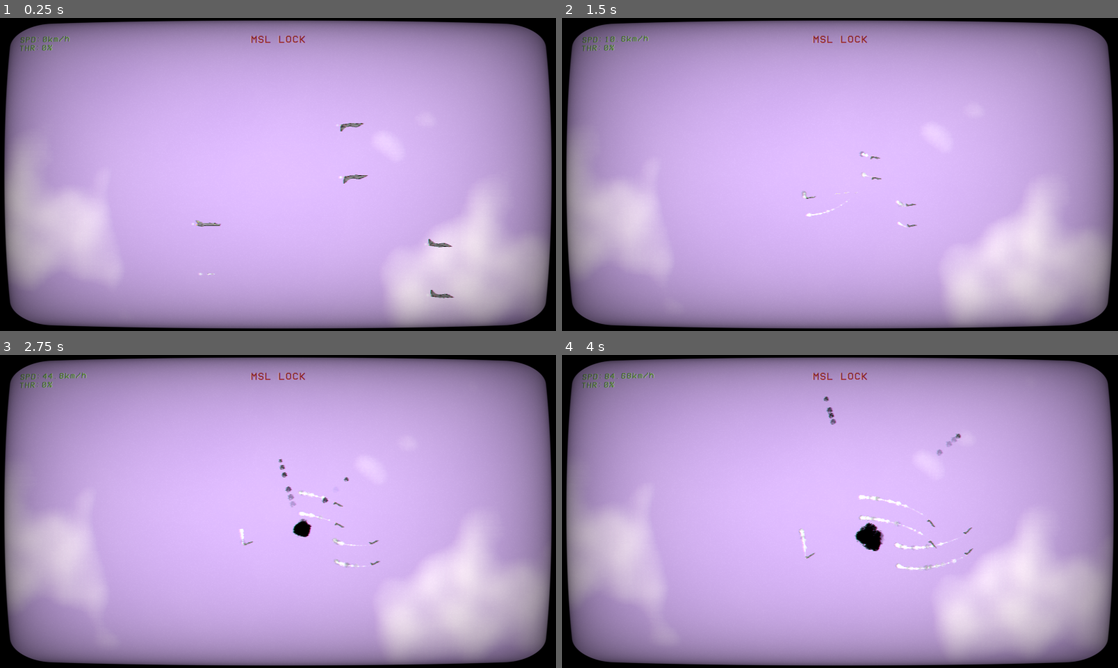
Above: before the commit, frames 1-4 (two rows, left to right).
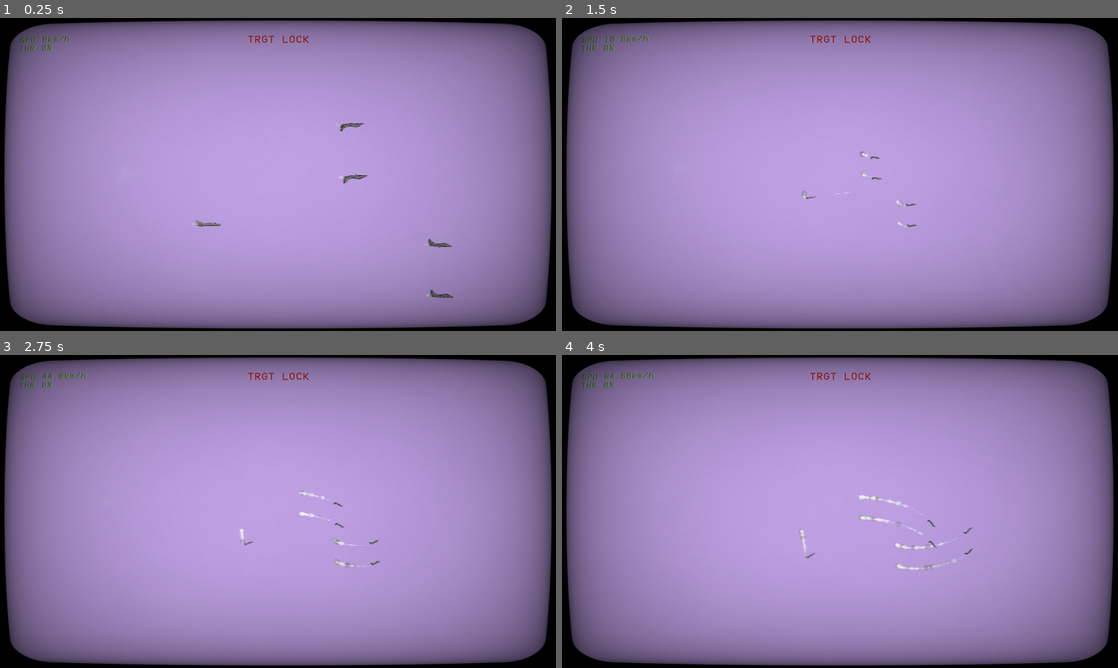
Above: after the commit, the same moments.

Repository: tm-sm/Igne-Caelum
Game: Godot game, scene res://testing2.tscn
The game is run twice, just before and just after one commit, with the same random seed, the same clock (stepped at 60 frames per second) and the same inputs.
Inputs (mouse positions are in pixels of both pictures, inside the frame that each line leads up to):
- Up to frame 1 (0.25 s): no input
- Up to frame 2 (1.5 s): move the mouse to (962, 158) at 0.52 s; hold A (pitch_up) 0.53-1.28 s; tap C (change_camera_type) at 0.6 s; tap Enter at 1.25 s; move the mouse to (728, 190) at 1.27 s; hold Q (brake) from 1.28 s (still down); tap Space (fire_weapon) at 1.35 s
- Up to frame 3 (2.75 s): move the mouse to (333, 442) at 2.02 s; release Q (brake) at 2.03 s; hold A (pitch_up) from 2.03 s (still down); tap X (switch_target) at 2.1 s
- Up to frame 4 (4 s): move the mouse to (812, 574) at 2.77 s; tap Up (weapon_selection_1) at 2.85 s; move the mouse to (1006, 558) at 3.52 s; release A (pitch_up) at 3.53 s; hold Q (brake) from 3.53 s (still down); hold Right (weapon_selection_2) from 3.53 s (still down)

The runs differ from the first frame. In frame 1, 82% of the frame differs, in the area x 0-99%, y 3-99%; in frame 2, 82%; in frame 3, 82%; in frame 4, 82%.

Commit message:
changed lock-on sound, modified the sky parallax and fixed missile noise

Diff:
--- a/entities/planes/scripts/PlanePlayer.gd
+++ b/entities/planes/scripts/PlanePlayer.gd
@@ -12,7 +12,7 @@
 	engine_sound.volume_db = -15
 	selected_weapon = weapons.machinegun
 
-func _process(delta):
+func _process(_delta):
 	if missile_launcher.targetting:
 		if not lock_on_sound.playing:
 			lock_on_sound.play(0)
--- a/entities/weapons/Missile.gd
+++ b/entities/weapons/Missile.gd
@@ -57,7 +57,7 @@
 
 func _physics_process(_delta):
 	update_pitch()
-
+	engine_sound.pitch_scale = 7
 	relative_speed = linear_velocity.rotated(-get_rotation())
 	forward_speed = abs(relative_speed.x)
 	vertical_speed = relative_speed.y #the sign is important for air resistance calculations
--- a/entities/weapons/Missile.tscn
+++ b/entities/weapons/Missile.tscn
@@ -85,8 +85,8 @@
 
 [node name="RocketSound" type="AudioStreamPlayer2D" parent="."]
 stream = ExtResource( 4 )
-volume_db = -20.0
-pitch_scale = 5.0
+volume_db = -10.0
+pitch_scale = 7.0
 autoplay = true
 max_distance = 5000.0
 
--- a/misc/ListenerDoppler.gd
+++ b/misc/ListenerDoppler.gd
@@ -13,7 +13,7 @@
 			#getting away
 			sound_mod = 0.75
 		else:
-			sound_mod = 1
+			sound_mod = 1.1
 		s.get_sounds().pitch_scale = s.get_sounds().pitch_scale * sound_mod
 
 func _on_ListeningArea_body_entered(body):
--- a/project.godot
+++ b/project.godot
@@ -93,10 +93,6 @@
 [audio]
 
 default_bus_layout=""
-
-[debug]
-
-settings/fps/force_fps=60
 
 [display]
 
--- a/testing2.tscn
+++ b/testing2.tscn
@@ -1,11 +1,10 @@
-[gd_scene load_steps=8 format=2]
+[gd_scene load_steps=7 format=2]
 
 [ext_resource path="res://textures/SkyParallax.tscn" type="PackedScene" id=1]
 [ext_resource path="res://ui/GUI.tscn" type="PackedScene" id=2]
 [ext_resource path="res://entities/planes/InterzkiPlayer.tscn" type="PackedScene" id=3]
 [ext_resource path="res://entities/PlayerCamera.gd" type="Script" id=4]
 [ext_resource path="res://entities/planes/IntorvAI.tscn" type="PackedScene" id=5]
-[ext_resource path="res://entities/weapons/Missile.tscn" type="PackedScene" id=6]
 
 [sub_resource type="GDScript" id=2]
 script/source = "extends Node2D
@@ -14,7 +13,6 @@
 onready var player = $Player
 onready var stats = $GUI
 onready var camera = $PlayerCamera
-onready var missile = $Missile
 
 # Called when the node enters the scene tree for the first time.
 func _ready():
@@ -27,15 +25,10 @@
 	stats.initialize(player)
 	camera.initialize(AI, player)
 	player.world = self
-	missile.fire()
-	missile.world = self
 "
 
 [node name="testing2" type="Node2D"]
 script = SubResource( 2 )
-
-[node name="Missile" parent="." instance=ExtResource( 6 )]
-position = Vector2( 2150, 1445 )
 
 [node name="AI" type="Node2D" parent="."]
 
--- a/textures/SkyParallax.tscn
+++ b/textures/SkyParallax.tscn
@@ -31,6 +31,51 @@
 seamless = true
 noise = SubResource( 41 )
 
+[sub_resource type="Shader" id=39]
+code = "shader_type canvas_item;
+
+uniform sampler2D texture2;
+uniform sampler2D colorTexture;
+
+uniform vec2 scroll = vec2(0.1, 0.1);
+uniform vec2 scroll2 = vec2(0.1, 0.1);
+
+void fragment() {
+	float textureColor1 = texture(TEXTURE, UV + scroll * TIME).r;
+	float textureColor2 = texture(texture2, UV + scroll2 * TIME).r;
+	float energy = textureColor1 * textureColor2;
+	vec4 color = texture(colorTexture, vec2(energy));
+	COLOR = color;
+}"
+
+[sub_resource type="Gradient" id=46]
+offsets = PoolRealArray( 0, 0.0580645, 0.16129, 0.232258, 0.812903 )
+colors = PoolColorArray( 1, 1, 1, 1, 1, 1, 1, 1, 1, 1, 1, 0.0833334, 1, 1, 1, 0.0742575, 1, 1, 1, 0 )
+
+[sub_resource type="GradientTexture" id=47]
+gradient = SubResource( 46 )
+
+[sub_resource type="OpenSimplexNoise" id=45]
+
+[sub_resource type="NoiseTexture" id=48]
+width = 353
+height = 1
+seamless = true
+noise = SubResource( 45 )
+
+[sub_resource type="ShaderMaterial" id=49]
+shader = SubResource( 39 )
+shader_param/scroll = Vector2( 0.002, 0.001 )
+shader_param/scroll2 = Vector2( 0, 0 )
+shader_param/texture2 = SubResource( 48 )
+shader_param/colorTexture = SubResource( 47 )
+
+[sub_resource type="NoiseTexture" id=50]
+width = 2042
+height = 2042
+seamless = true
+noise = SubResource( 41 )
+
 [node name="SkyParallax" type="ParallaxBackground"]
 scroll_ignore_camera_zoom = true
 
@@ -49,10 +94,10 @@
 centered = false
 
 [node name="NearClouds" type="ParallaxLayer" parent="."]
-motion_scale = Vector2( 0.1, 0.1 )
+motion_scale = Vector2( 0.05, 0.05 )
 motion_mirroring = Vector2( 2042, 2042 )
 
 [node name="Sprite" type="Sprite" parent="NearClouds"]
-material = ExtResource( 1 )
-texture = SubResource( 40 )
+material = SubResource( 49 )
+texture = SubResource( 50 )
 centered = false
--- a/textures/shaders/SkyParallax.tres
+++ b/textures/shaders/SkyParallax.tres
@@ -17,24 +17,24 @@
 	COLOR = color;
 }"
 
-[sub_resource type="Gradient" id=43]
-offsets = PoolRealArray( 0, 0.0645161, 0.16129, 0.812903 )
-colors = PoolColorArray( 1, 1, 1, 1, 1, 1, 1, 1, 1, 1, 1, 0.0833334, 1, 1, 1, 0 )
+[sub_resource type="Gradient" id=46]
+offsets = PoolRealArray( 0, 0.0580645, 0.16129, 0.232258, 0.812903 )
+colors = PoolColorArray( 1, 1, 1, 1, 1, 1, 1, 1, 1, 1, 1, 0.0833334, 1, 1, 1, 0.0742575, 1, 1, 1, 0 )
 
-[sub_resource type="GradientTexture" id=44]
-gradient = SubResource( 43 )
+[sub_resource type="GradientTexture" id=47]
+gradient = SubResource( 46 )
 
 [sub_resource type="OpenSimplexNoise" id=45]
 
-[sub_resource type="NoiseTexture" id=46]
-width = 522
+[sub_resource type="NoiseTexture" id=48]
+width = 353
 height = 1
 seamless = true
 noise = SubResource( 45 )
 
 [resource]
 shader = SubResource( 39 )
-shader_param/scroll = Vector2( 0.001, 0.001 )
+shader_param/scroll = Vector2( 0.002, 0.001 )
 shader_param/scroll2 = Vector2( 0, 0 )
-shader_param/texture2 = SubResource( 46 )
-shader_param/colorTexture = SubResource( 44 )
+shader_param/texture2 = SubResource( 48 )
+shader_param/colorTexture = SubResource( 47 )
--- a/ui/GUI.tscn
+++ b/ui/GUI.tscn
@@ -25,7 +25,7 @@
 		speed_value.text = str(stepify(data.forward_speed / 2, 0.01)) + \"km/h\"
 		thrust_value.text = str(data.engine_thrust_percentage * 100) + \"%\"
 		if data.get_missile_sensor():
-			lock_warning.text = \"MSL LOCK\"
+			lock_warning.text = \"TRGT LOCK\"
 		else:
 			lock_warning.text = \"\"
 
@@ -302,7 +302,7 @@
 shader_param/noise_speed = 5.0
 shader_param/static_noise_intensity = 0.013
 shader_param/aberration = 0.01
-shader_param/brightness = 1.2
+shader_param/brightness = 1.0
 shader_param/discolor = true
 shader_param/warp_amount = 0.211
 shader_param/clip_warp = false
@@ -384,3 +384,4 @@
 material = SubResource( 40 )
 anchor_right = 1.0
 anchor_bottom = 1.0
+color = Color( 0, 0, 0, 1 )
Not shown: 1 places in textures/SkyParallax.tscn that only renumber resources
Not shown, changed: sounds/lock_on.ogg
